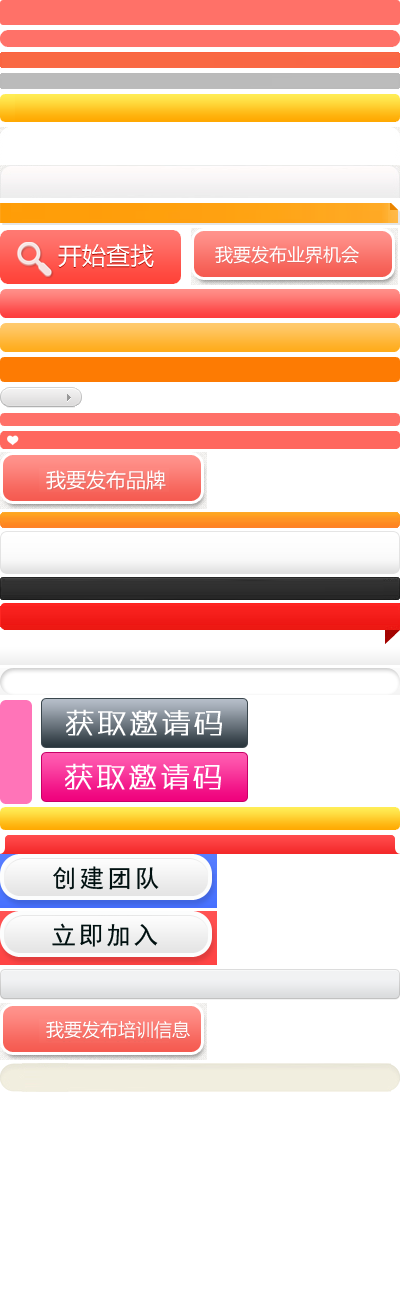
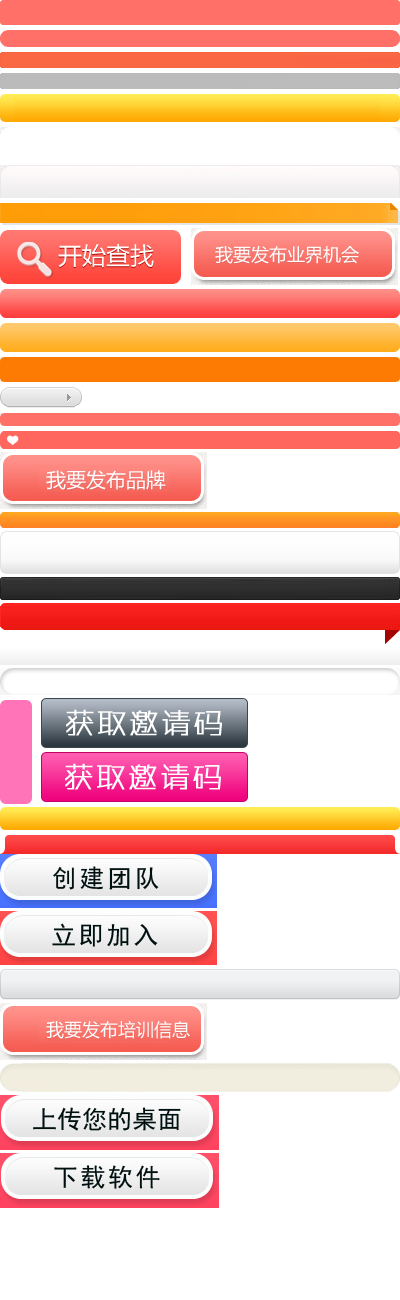
Two versions of the same layered image (400×1300). Layer-by-layer changes:
added layer "图层 43" above "图层 42" over [0, 1153, 219, 1208]
added layer "图层 42" above "图层 40" over [0, 1095, 219, 1150]
